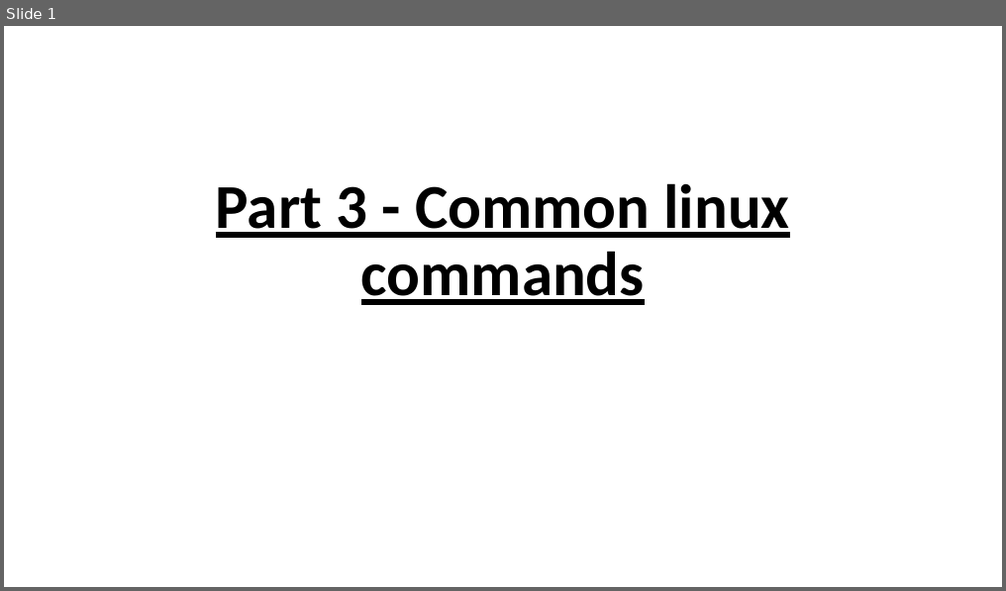
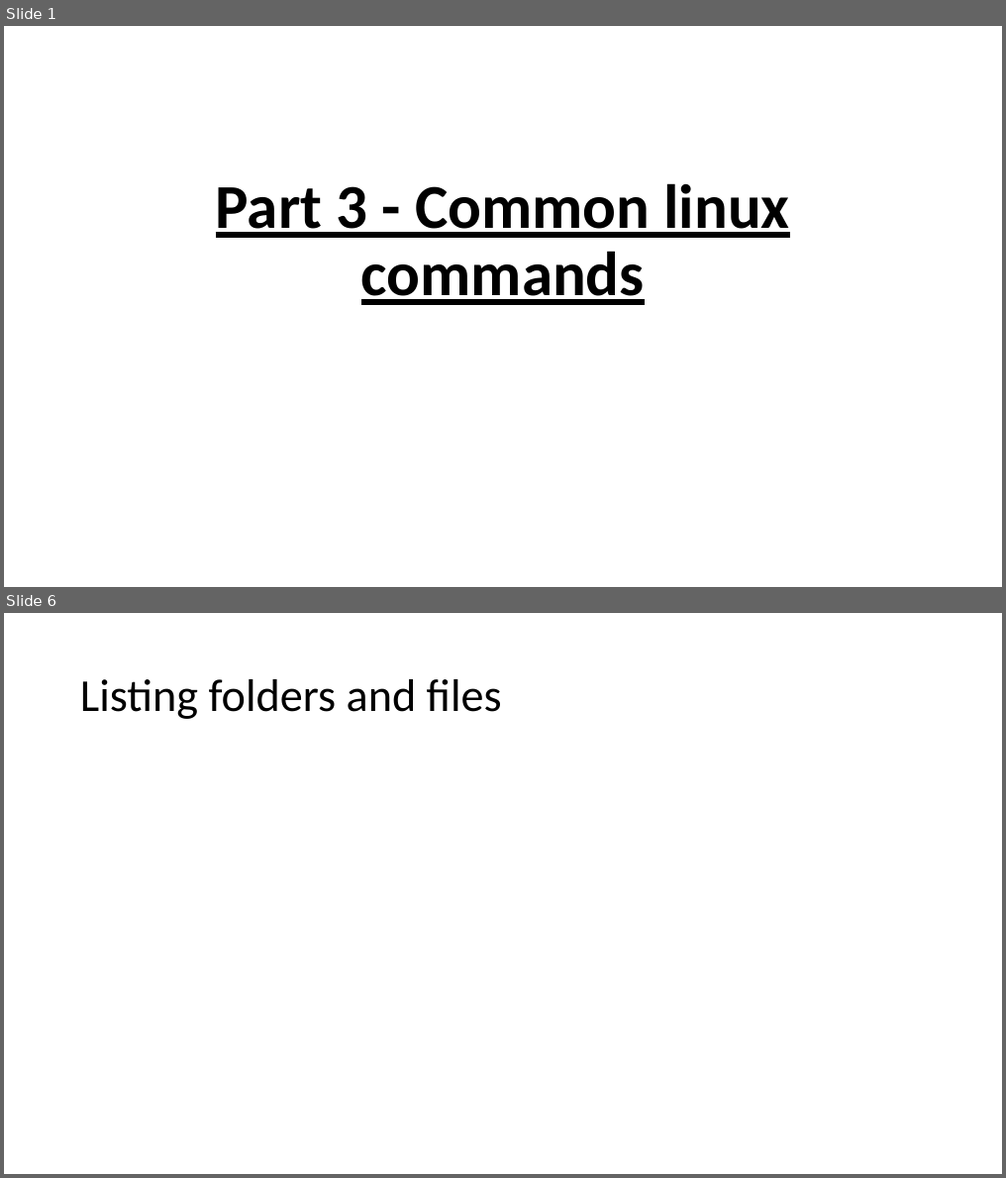
Before and after one commit to krabberod/bios3010-unix-linux, a slide deck: Lectures/3_commands.pptx. Shown one above the other, each under a label of ours: slide 1 before the commit, slides 1 and 6 after it; the slides between them are not shown. The pictures are 1006x591 and 1006x1178 pixels, drawn with LibreOffice and Linux fonts; fonts in the diff are those of the drawing. Boxes give left, top, right and bottom in pixels: in the first picture for what was removed or moved away, otherwise in the second. Text is boxed around its words. In the diff, an @@ line names an element or a change of style, - is before the commit and + after.

```diff
--- a/Lectures/3_commands.pptx
+++ b/Lectures/3_commands.pptx
@@ slide 6 added at (4,613,1002,1174), background #FFFFFF @@
@@ title added at (80,679,502,719), 44 pt, text #000000 @@
+Listing folders and files
```
Also in this commit, not shown: 2 slides changed, 2 other slides added, 11 other files.
